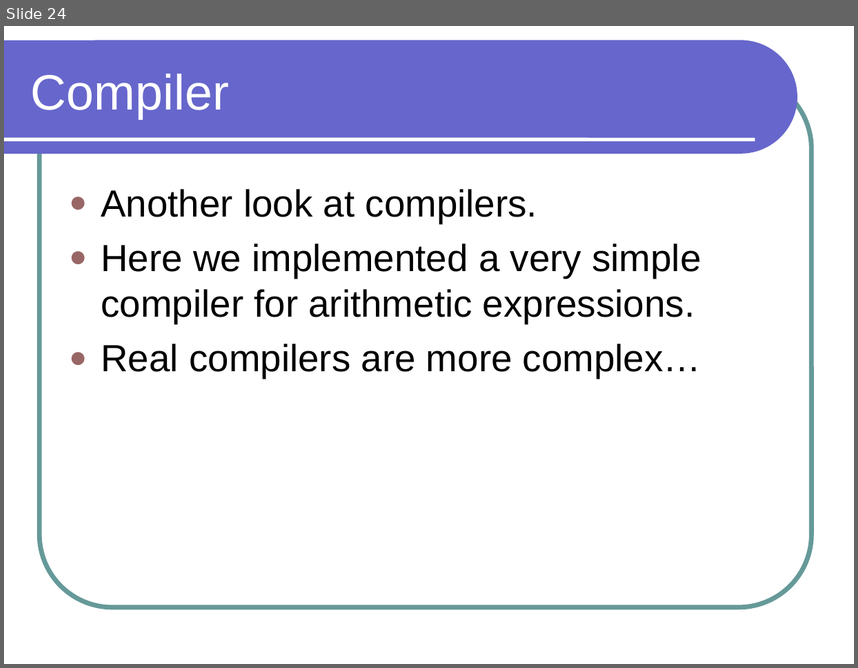
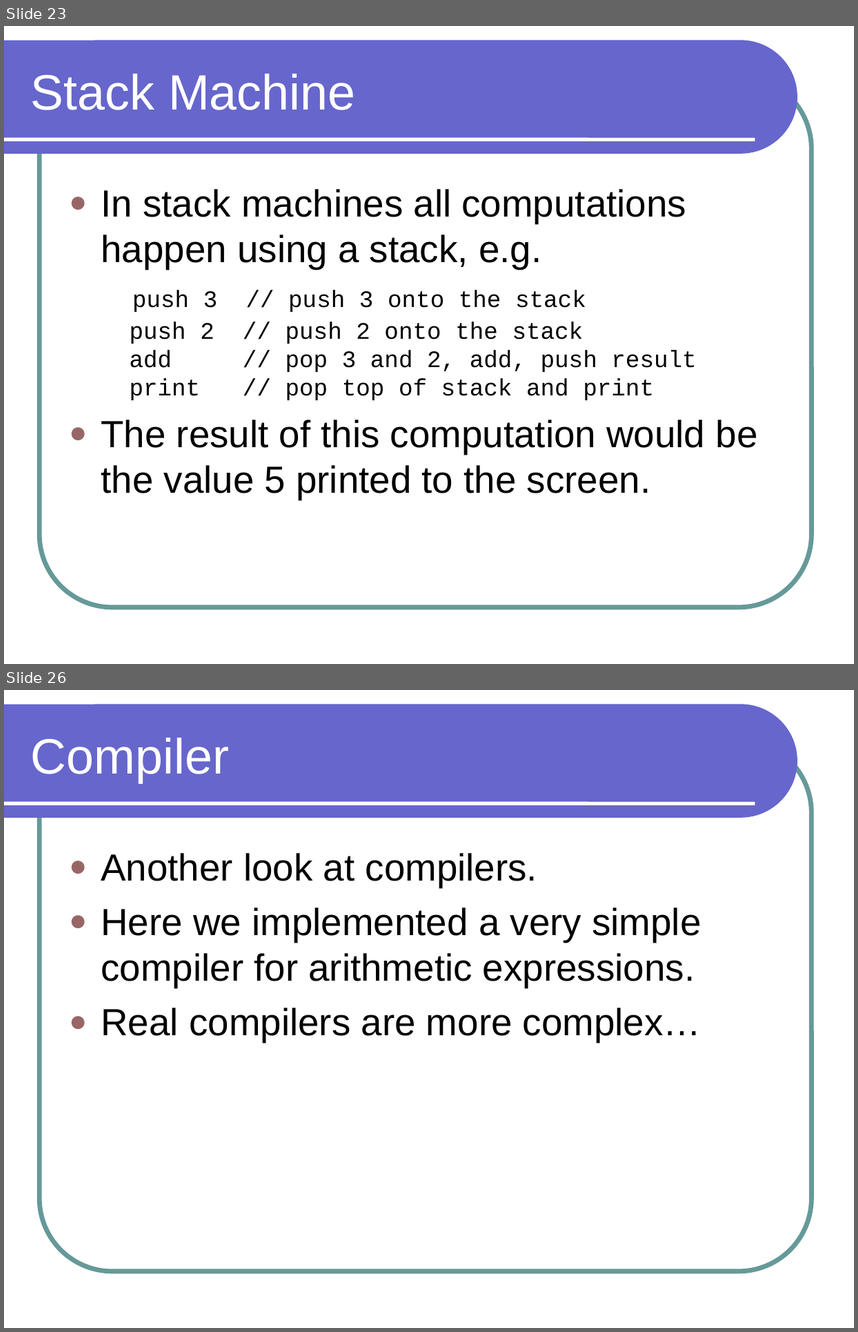
Before and after one commit to lutzhamel/CSC301, a slide deck: notes/csc301-ln012.ppt. Shown one above the other, each under a label of ours: slide 24 before the commit, slides 23 and 26 after it; the slides between them are not shown. The pictures are 858x668 and 858x1332 pixels, drawn with LibreOffice and Linux fonts; fonts in the diff are those of the drawing. Boxes give left, top, right and bottom in pixels: in the first picture for what was removed or moved away, otherwise in the second. Text is boxed around its words. In the diff, an @@ line names an element or a change of style, - is before the commit and + after.

```diff
--- a/notes/csc301-ln012.ppt
+++ b/notes/csc301-ln012.ppt
@@ slide 23 added at [4,26,854,664], background #FFFFFF; not listed: 3 template elements that a slide beside it also shows @@
@@ title added at [31,74,356,110], 42 pt, text #FFFFFF @@
+Stack Machine
@@ text added at [101,189,758,499], 32 pt, text #000000 @@
+● In stack machines all computations happen using a stack, e.g.
+  push 3 // push 3 onto the stack
+  push 2 // push 2 onto the stack
+  add // pop 3 and 2, add, push result
+  print // pop top of stack and print
+● The result of this computation would be the value 5 printed to the screen.
@@ what was slide 24 is now slide 26 @@
```
Also in this commit, not shown: 7 slides changed, 2 other slides added, 1 slide removed, 3 other files.
